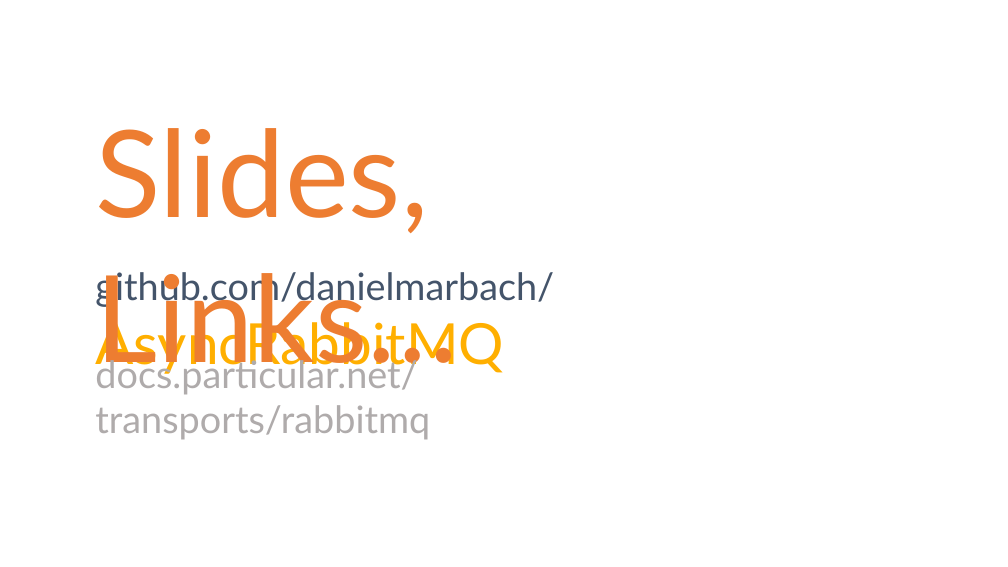
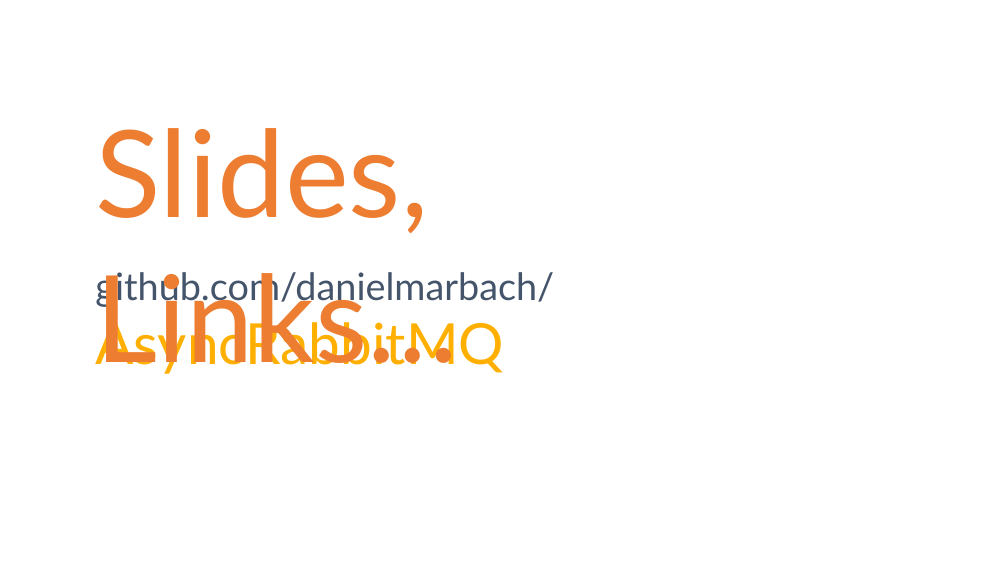
Before and after one commit to danielmarbach/AsyncRabbitMQ, a slide deck: slide 8 of presentation.pptx. Drawn at 1008x567 pixels with LibreOffice and Linux fonts; fonts in the diff are those of the drawing. Boxes give left, top, right and bottom in pixels: in the first picture for what was removed or moved away, otherwise in the second. Text is boxed around its words. In the diff, an @@ line names an element or a change of style, - is before the commit and + after.

```diff
--- a/presentation.pptx
+++ b/presentation.pptx
@@ text removed at [95,355,430,440] @@
-docs.particular.net/transports/rabbitmq
```
Also in this commit, not shown: 2 other slides changed.
